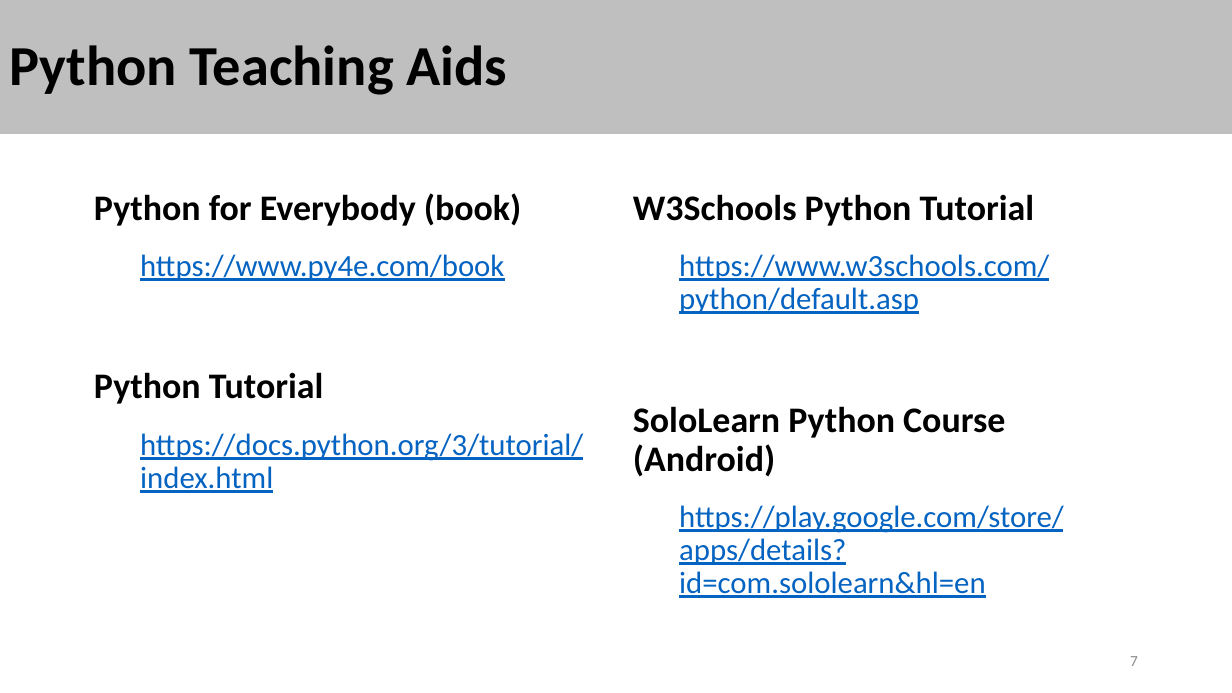
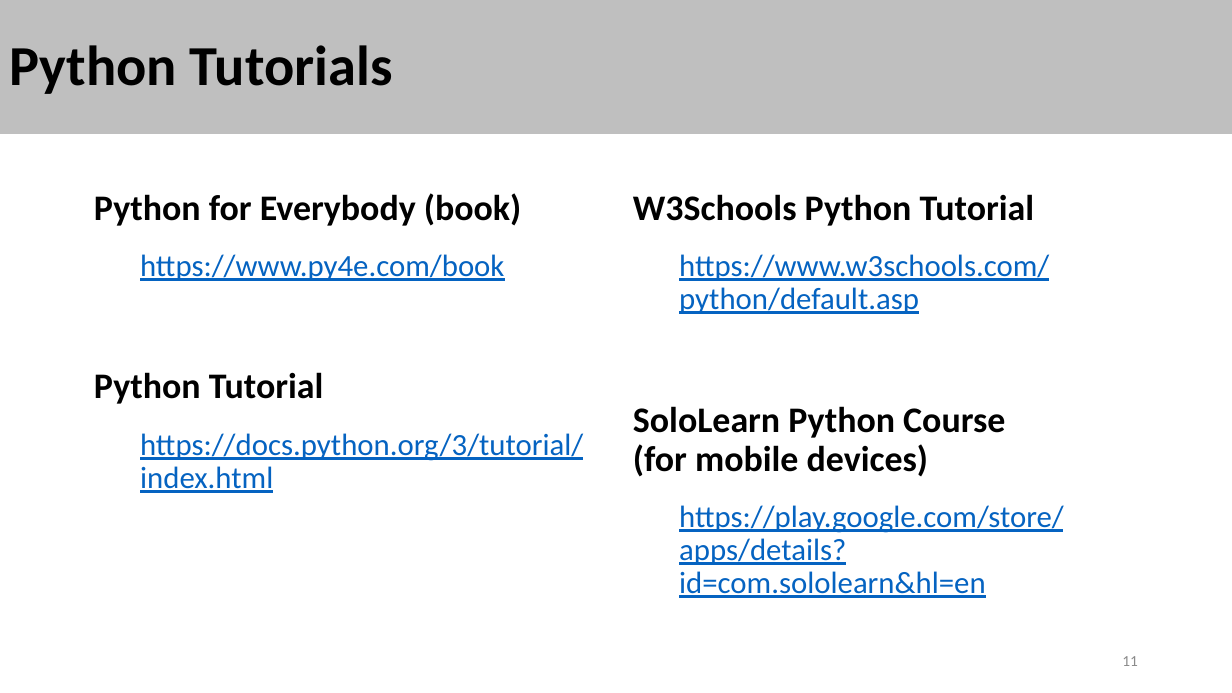
Before and after one commit to stalj/pp1, a slide deck: slide 11 of 01-CourseIntroduction/01-CourseIntroduction.pptx (slide 7 before the commit). Drawn at 1232x693 pixels with LibreOffice and Linux fonts; fonts in the diff are those of the drawing. Boxes give left, top, right and bottom in pixels: in the first picture for what was removed or moved away, otherwise in the second. Text is boxed around its words. In the diff, an @@ line names an element or a change of style, - is before the commit and + after.

Commit message:
New course version 2023

```diff
--- a/01-CourseIntroduction/01-CourseIntroduction.pptx
+++ b/01-CourseIntroduction/01-CourseIntroduction.pptx
@@ title at (x1=9, y1=45, x2=393, y2=94): text changed @@
-Python Teaching Aids
+Python Tutorials
@@ text at (x1=633, y1=406, x2=1005, y2=477): text changed @@
-SoloLearn Python Course (Android)
+SoloLearn Python Course
+(for mobile devices)
@@ page number at (x1=1122, y1=656, x2=1138, y2=666): text changed @@
-7
+11
```
Also in this commit, not shown: 13 other slides changed, 9 slides added, 2 slides removed, 6 other files.
